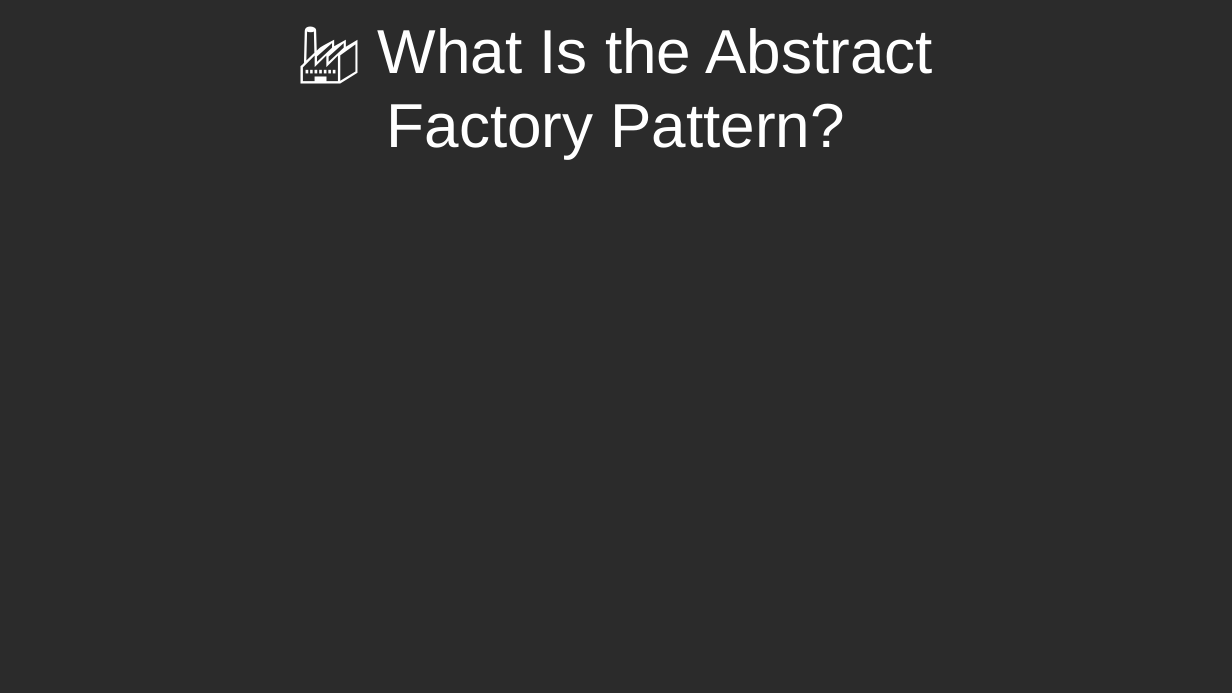
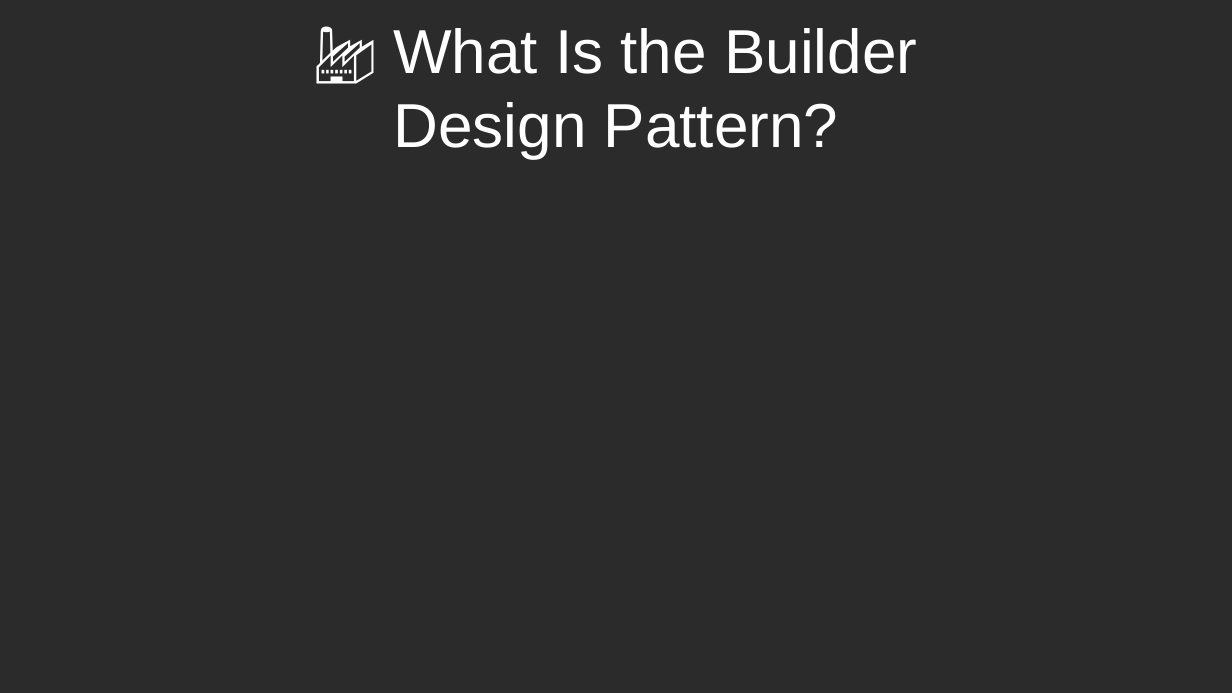
Before and after one commit to RayAndrade/JavaScriptStudy, a slide deck: slide 1 of Creational/Builder/intro/intro.odp. Drawn at 1232x693 pixels with LibreOffice and Linux fonts; fonts in the diff are those of the drawing; background and template pictures are left out; a plain dark background stands for a picture behind light text. Boxes give left, top, right and bottom in pixels: in the first picture for what was removed or moved away, otherwise in the second. Text is boxed around its words. In the diff, an @@ line names an element or a change of style, - is before the commit and + after.

```diff
--- a/Creational/Builder/intro/intro.odp
+++ b/Creational/Builder/intro/intro.odp
@@ title at (x1=393, y1=28, x2=917, y2=158): text changed @@
-🏭 What Is the Abstract
-Factory Pattern?
+🏭 What Is the Builder
+Design Pattern?
```
Also in this commit, not shown: 1 other slide changed, 1 slide added, 13 slides removed.
